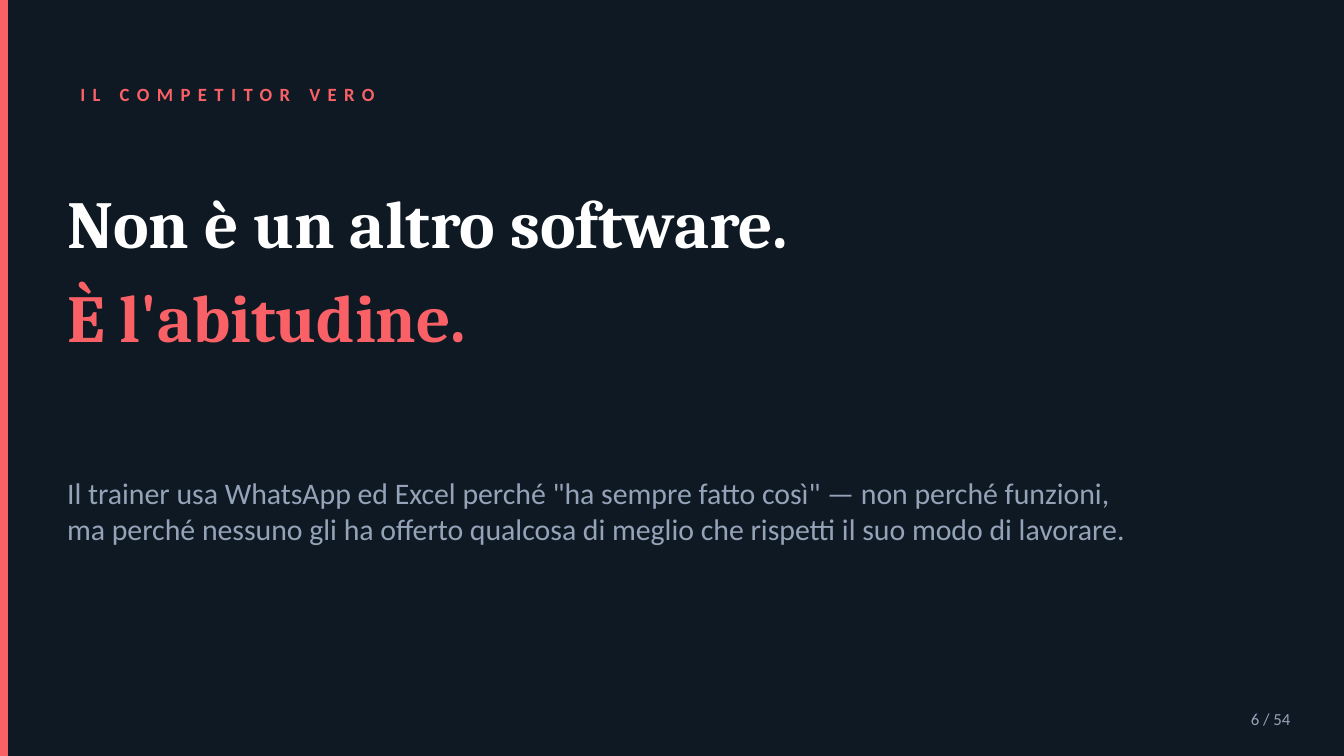
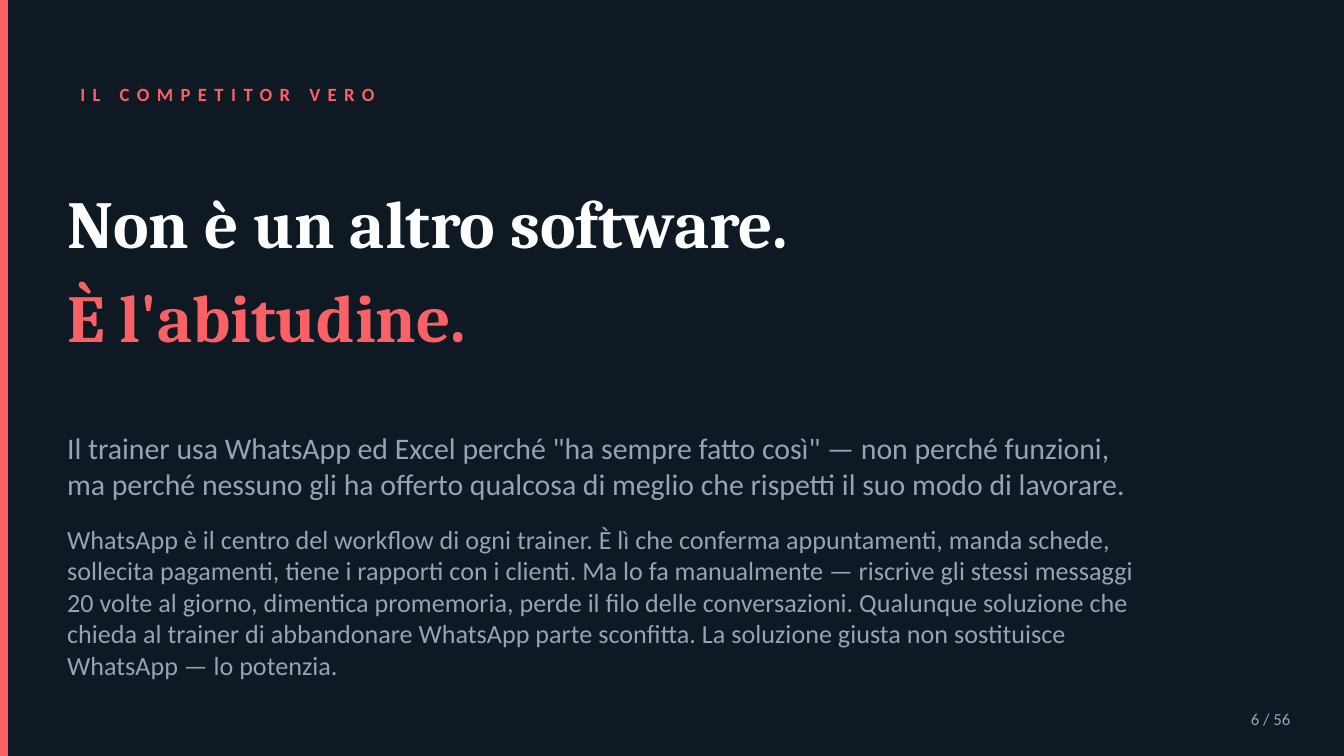
Before and after one commit to gverardo87-lab/FitManager_Studio-, a slide deck: slide 6 of FitManager_Business_Plan_2026.pptx. Drawn at 1344x756 pixels with LibreOffice and Linux fonts; fonts in the diff are those of the drawing. Boxes give left, top, right and bottom in pixels: in the first picture for what was removed or moved away, otherwise in the second. Text is boxed around its words. In the diff, an @@ line names an element or a change of style, - is before the commit and + after.

```diff
--- a/FitManager_Business_Plan_2026.pptx
+++ b/FitManager_Business_Plan_2026.pptx
@@ text at (67,528,1133,679): paragraph added @@
+WhatsApp è il centro del workflow di ogni trainer. È lì che conferma appuntamenti, manda schede, sollecita pagamenti, tiene i rapporti con i clienti. Ma lo fa manualmente — riscrive gli stessi messaggi 20 volte al giorno, dimentica promemoria, perde il filo delle conversazioni. Qualunque soluzione che chieda al trainer di abbandonare WhatsApp parte sconfitta. La soluzione giusta non sostituisce WhatsApp — lo potenzia.
@@ text at (1251,713,1290,725): text changed @@
-6 / 54
+6 / 56
```
Also in this commit, not shown: 53 other slides changed, 2 slides added, 8 other files.
